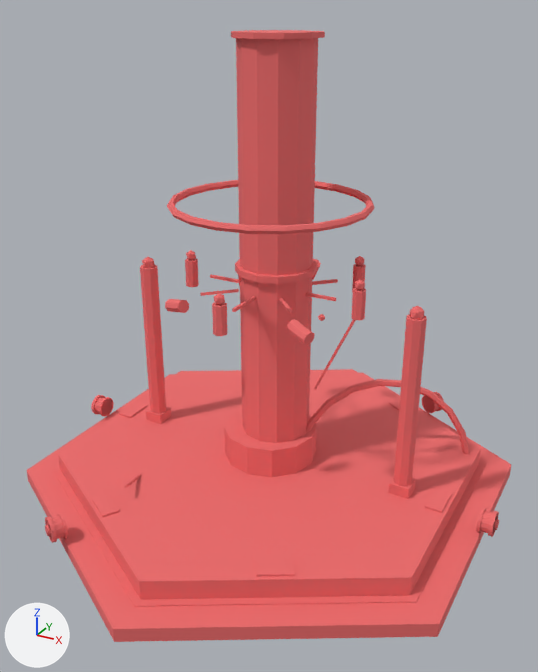
Renders of the glTF model buildings/overload_matrix/overload_matrix_s2_50.glb from each side of a commit.
Before and after are seen from a 50 mm camera at (3.56, -6.51, 5.09) aimed at (0.03, -0.08, 1.87). The lights are fixed; the arrows at lower left show +X, +Y and +Z. The older version comes first. Vertices at exactly the same position are counted once.

The older version as bpy lines, for what is in view:
```python
me_icosphere_009 = bpy.data.meshes.new('Icosphere.009')
me_icosphere_009.from_pydata(...)  # 1666 vertices, 2940 faces; spans x -2.67..2.57, y -2.88..2.82, z -5.23..0.43
me_icosphere_009.materials.append(mat_mx_warning)
me_icosphere_009.materials.append(mat_mx_stone_dk)
me_icosphere_009.materials.append(mat_mx_metal_dk)
me_icosphere_009.materials.append(mat_mx_rust)
me_icosphere_009.materials.append(mat_mx_metal_mid)
me_icosphere_009.materials.append(mat_mx_heat)
me_icosphere_009.materials.append(mat_mx_copper)
me_icosphere_009.materials.append(mat_mx_black)
me_icosphere_009.materials.append(mat_mx_violet)
me_icosphere_009.materials.append(mat_mx_wood)
ob_om_ball = bpy.data.objects.new('OM_Ball', me_icosphere_009)
ob_om_ball.location = (0.05, 0.03, 4.47)
```
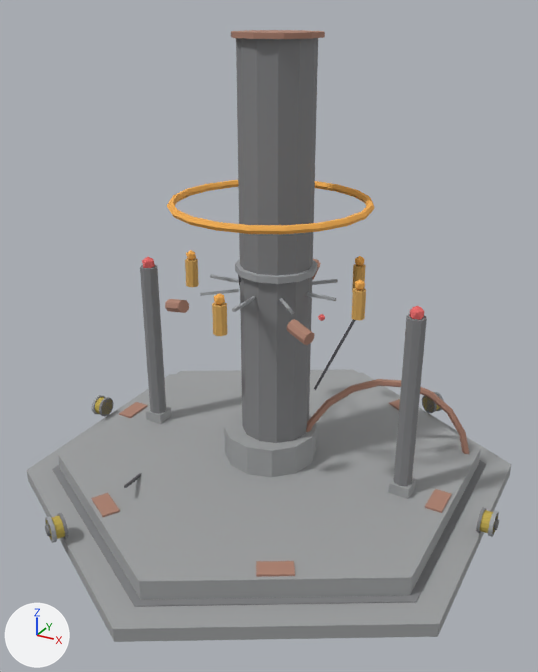
What changed in the scene script:
```text
Change me_icosphere_009:
    where me_icosphere_009.from_pydata(...)  # 1666 vertices, 2940 faces; spans x -2.67..2.57, y -2.88..2.82, z -5.23..0.43
    used by ob_om_ball; location = (0.05, 0.03, 4.47)
    me_icosphere_009 part 1: 1640 faces centred in x -2.67..2.57, y -2.4..2.34, z -4.47..0.4 are repainted in the vertex colours; the middle colour goes from red #ef6c6c to grey #828385
    me_icosphere_009 part 2: 640 faces centred in x -1.71..1.61, y -1.09..0.99, z -4.35..0.32 are repainted in the vertex colours; the middle colour goes from red #ef6c6c to orange #fab252
    me_icosphere_009 part 3: 660 faces centred in x -2.65..2.55, y -2.33..2.27, z -5.21..0.43 are repainted in the vertex colours; the middle colour goes from red #ef6c6c to beige #ae8270
```

What differs and where, as boxes (x1, y1, x2, y2) in the pictures (538 x 672 px):
part 1 of me_icosphere_009, recoloured (red to grey)
    both: (27, 38, 511, 642)
part 2 of me_icosphere_009, recoloured
    both: (142, 180, 424, 336)
part 3 of me_icosphere_009, recoloured
    both: (46, 30, 498, 577)
